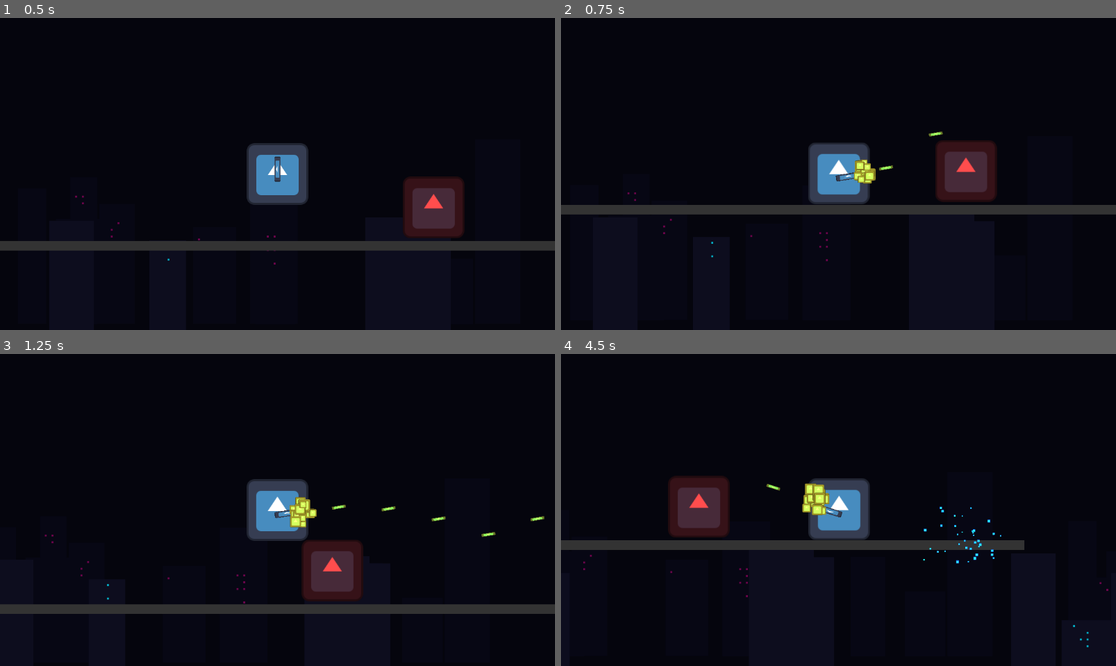
Above: before the commit, frames 1-4 (two rows, left to right).
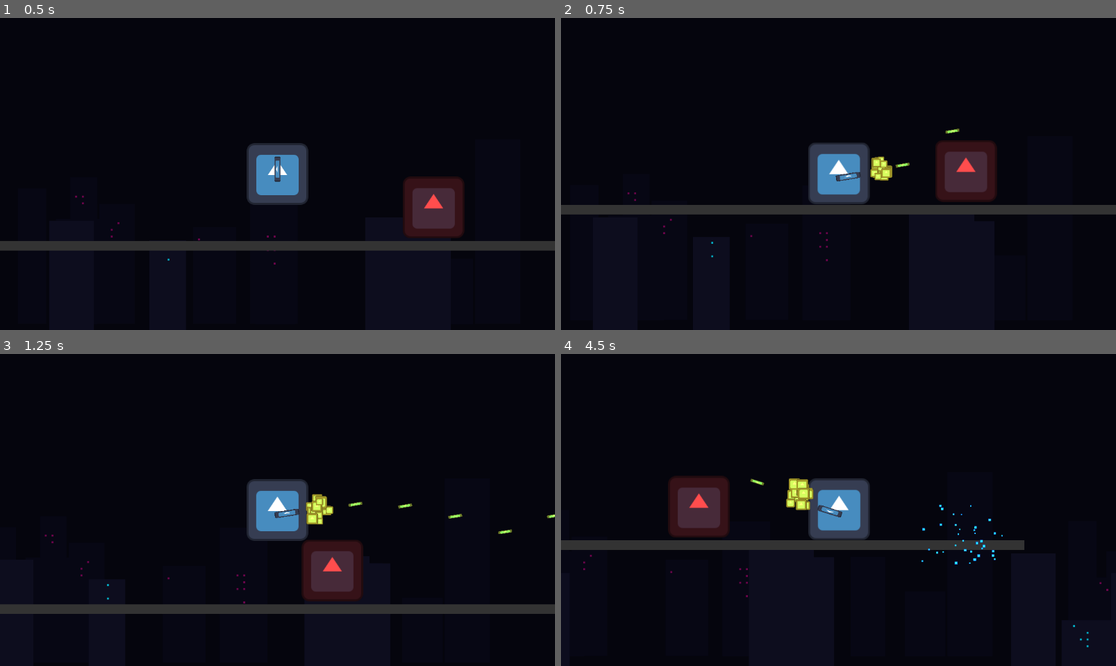
Above: after the commit, the same moments.

Repository: Viet-6/test-pcaF
Game: Godot game, scene res://scenes/levels/test_level.tscn
Same seed, same stepped clock (60 frames per second), same inputs: the game is played once before the commit and once after it. The engine's default icon, where the game draws it, is replaced by a stand-in: a white triangle on a blue panel in a dark square.
Inputs (mouse positions are in pixels of both pictures, inside the frame that each line leads up to):
- Up to frame 1 (0.5 s): no input
- Up to frame 2 (0.75 s): move the mouse to (960, 158) at 0.52 s; press the mouse at (960, 158) at 0.53 s; hold D (move_right) from 0.53 s (still down)
- Up to frame 3 (1.25 s): keep holding D (move_right); tap Space (jump) at 0.77 s
- Up to frame 4 (4.5 s): move the mouse to (727, 525) at 1.27 s; release the mouse at (727, 525) at 1.28 s; click (727, 525) at 1.35 s; tap Space (jump) at 1.52, 3.02, 3.77 s; move the mouse to (894, 441) at 2.02 s; release D (move_right) at 2.03 s; press the mouse at (894, 441) at 2.03 s; hold A (move_left) 2.03-2.78 s; move the mouse to (810, 572) at 2.77 s; release the mouse at (810, 572) at 2.78 s; hold D (move_right) 2.78-4.28 s; click (810, 572) at 2.85 s; move the mouse to (1005, 556) at 3.52 s; press the mouse at (1005, 556) at 3.53 s; move the mouse to (672, 463) at 4.27 s; release the mouse at (672, 463) at 4.28 s; hold A (move_left) from 4.28 s (still down); click (672, 463) at 4.35 s

Frame 1 is identical in both runs. In frame 2, 0.5% of the frame differs, in the area x 52-72%, y 35-54%; in frame 3, 0.9%; in frame 4, 1.0%, in the area x 34-80%, y 39-68%.

Commit message:
fix projectile #15

Diff:
--- a/scenes/weapons/rifle.tscn
+++ b/scenes/weapons/rifle.tscn
@@ -16,4 +16,4 @@
 texture = ExtResource("2_icon")
 
 [node name="Muzzle" type="Marker2D" parent="."]
-position = Vector2(45, 0)
+position = Vector2(80, 0)
--- a/scripts/projectile.gd
+++ b/scripts/projectile.gd
@@ -45,6 +45,7 @@
 
 			if body.is_in_group("player") or body == shooter:
 				# Hit player/shooter -> Add to exclusions and retry from same spot
+				print("Hit Player/Shooter, retrying exclusion...") # DEBUG
 				exclusions.append(body)
 				max_retries -= 1
 				continue
